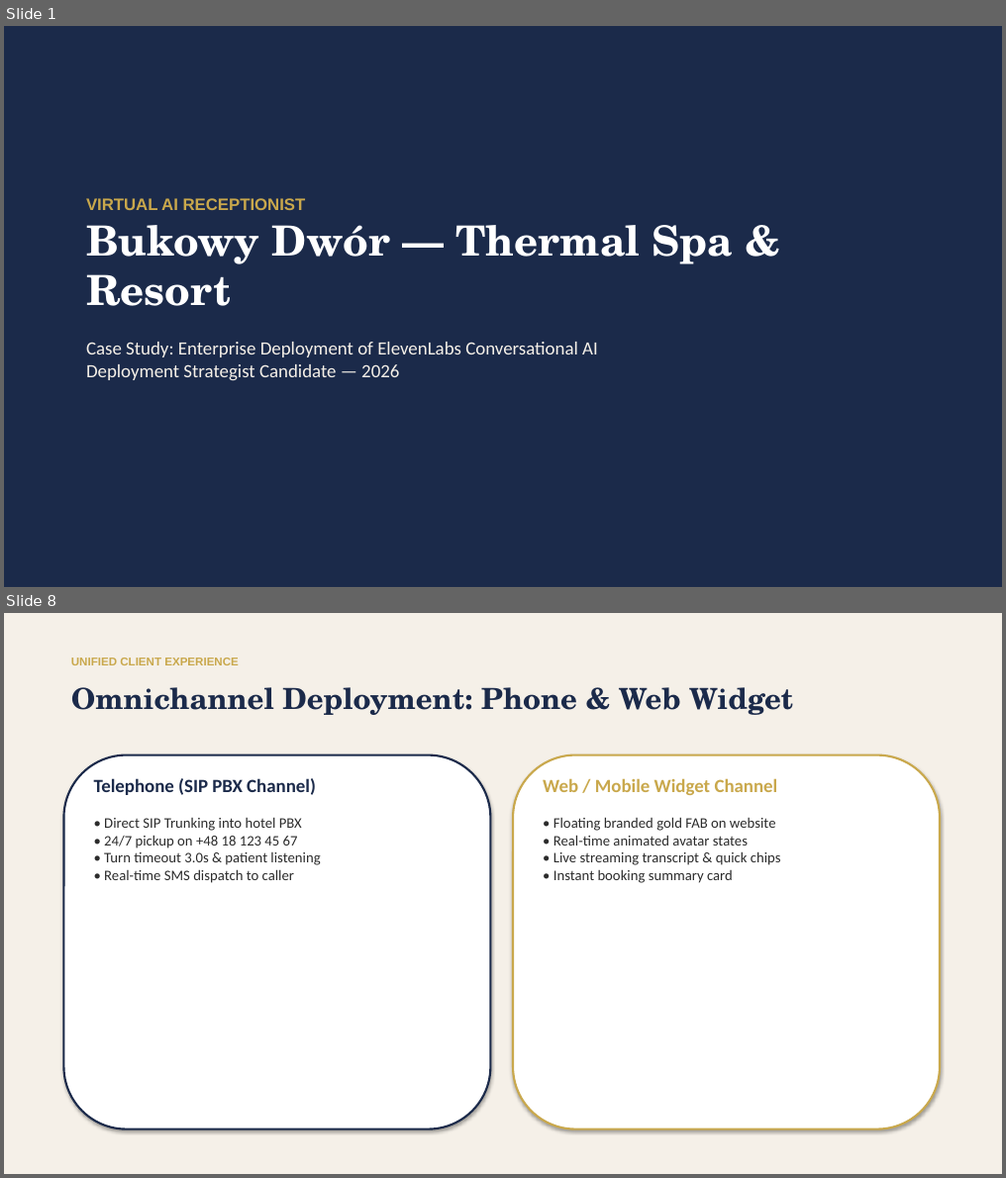
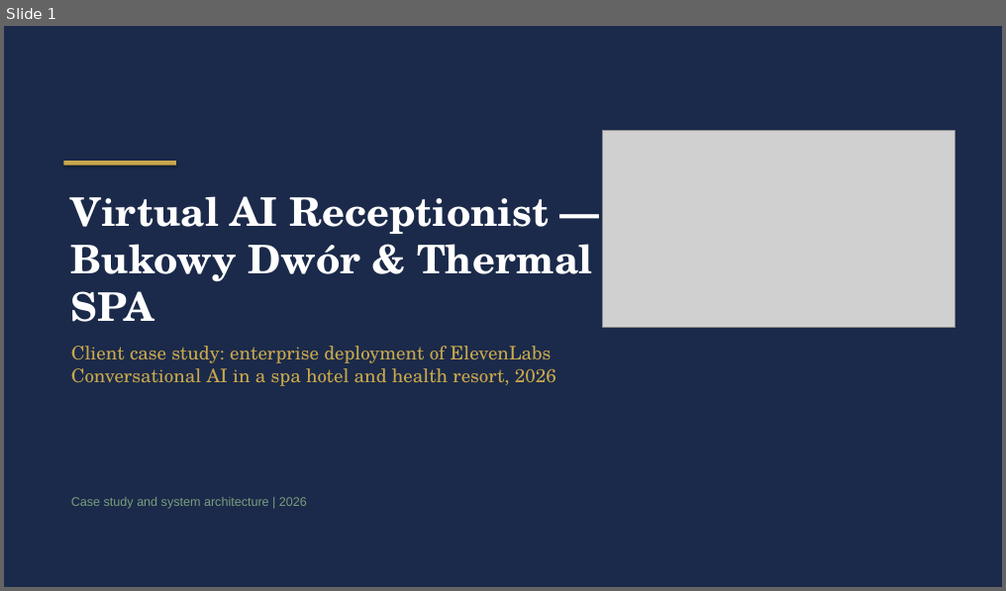
Before and after one commit to kpulka/Elevenlabs_SpaHotel_PoC, a slide deck: presentation/Bukowy_Dwor_Case_Study.pptx. Shown one above the other, each under a label of ours: slides 1 and 8 before the commit, slide 1 after it; the slides between them are not shown. The pictures are 1006x1178 and 1006x591 pixels, drawn with LibreOffice and Linux fonts; fonts in the diff are those of the drawing; grey boxes stand for pictures. Boxes give left, top, right and bottom in pixels: in the first picture for what was removed or moved away, otherwise in the second. Text is boxed around its words. In the diff, an @@ line names an element or a change of style, - is before the commit and + after.

```diff
--- a/presentation/Bukowy_Dwor_Case_Study.pptx
+++ b/presentation/Bukowy_Dwor_Case_Study.pptx
@@ slide 8 removed at [4,613,1002,1174], background #FFFFFF @@
@@ rectangle removed at [4,613,1002,1174] @@
@@ text removed at [71,658,239,665] @@
-UNIFIED CLIENT EXPERIENCE
@@ text removed at [71,687,793,715] @@
-Omnichannel Deployment: Phone & Web Widget
@@ rounded rectangle removed at [63,756,491,1130] @@
@@ rounded rectangle removed at [513,756,940,1130] @@
@@ text removed at [94,778,320,883] @@
-Telephone (SIP PBX Channel)
-• Direct SIP Trunking into hotel PBX
-• 24/7 pickup on +48 18 123 45 67
-• Turn timeout 3.0s & patient listening
-• Real-time SMS dispatch to caller
@@ text removed at [543,778,781,883] @@
-Web / Mobile Widget Channel
-• Floating branded gold FAB on website
-• Real-time animated avatar states
-• Live streaming transcript & quick chips
-• Instant booking summary card
@@ slide 1 changed as well @@
@@ picture added at [603,131,954,327] @@
@@ rectangle added at [63,161,176,166], fill #C9A84C @@
@@ text at [71,196,592,386]: text changed; font Calibri to TeX Gyre Schola; text colour #F5F0E8 to #C9A84C @@
-VIRTUAL AI RECEPTIONIST
-Bukowy Dwór — Thermal Spa & Resort
-Case Study: Enterprise Deployment of ElevenLabs Conversational AI
-Deployment Strategist Candidate — 2026
+Virtual AI Receptionist — Bukowy Dwór & Thermal SPA
+Client case study: enterprise deployment of ElevenLabs Conversational AI in a spa hotel and health resort, 2026
@@ text added at [71,497,307,509], 12 pt, text #7A9E7E @@
+Case study and system architecture | 2026
```
Also in this commit, not shown: 7 other slides changed, 6 slides added, 5 other slides removed, 11 other files.
